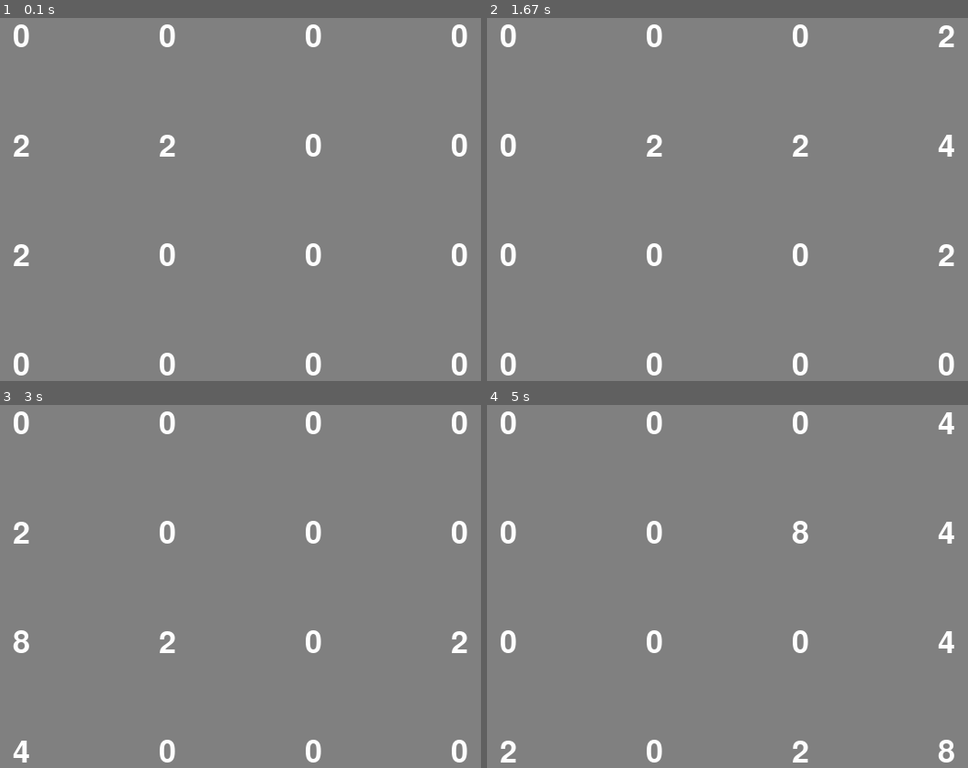
Above: before the commit, frames 1-4 (two rows, left to right).
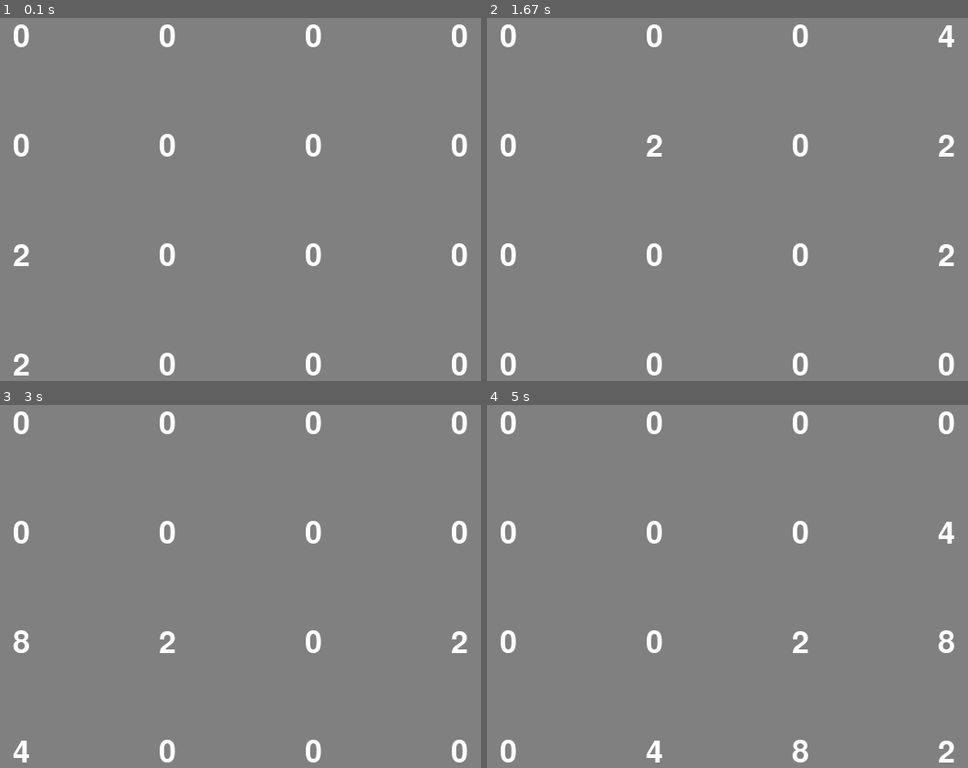
Above: after the commit, the same moments.

Repository: RavindraWiguna/2048-pygame
Game: pygame game, started from game2048/game.py
Same seed, same stepped clock (60 frames per second), same inputs: the game is played once before the commit and once after it.
Inputs:
- Up to frame 1 (0.1 s): no input
- Up to frame 2 (1.67 s): hold Right 0.33-0.8 s; hold Up 0.83-1.13 s; hold Right 1.17-1.63 s
- Up to frame 3 (3 s): hold Left 1.67-2.2 s; hold Down 2.23-2.53 s; hold Left 2.57-2.97 s
- Up to frame 4 (5 s): hold Up 3-3.37 s; hold Right 3.4-4.03 s; hold Down 4.07-4.43 s; hold Left 4.47-4.93 s; hold Right from 4.97 s (still down)

The runs differ from the first frame. In frame 1, 0.3% of the frame differs, in the area x 2-37%, y 31-99%; in frame 2, 0.3%; in frame 3, less than 0.1%; in frame 4, 0.8%, in the area x 2-98%, y 1-99%.

Commit message:
finish 2048, but da ui is still bad, but it'll do for the moment

Diff:
--- a/game2048/game.py
+++ b/game2048/game.py
@@ -1,4 +1,6 @@
+from collections import Counter
 from copy import deepcopy
+import numpy as np
 import pygame
 from colorData import WHITE, GRAY
 from random import choice
@@ -8,8 +10,11 @@
 pygame.init()
 
 class GameInformation:
-    def __init__(self):
-        pass
+    def __init__(self, matrix, isGameOver, score):
+        self.Matrix = matrix
+        self.isGameOver = isGameOver
+        self.score = score
+
 
 class Game:
     # Game setup
@@ -22,89 +27,136 @@
         self.unit_w =self.window_width//4
         self.unit_h = self.window_height//4
         self.Matrix = [0, 0, 0, 0,
-                       2, 2, 0, 0,
+                       0, 0, 0, 0,
                        2, 0, 0, 0,
-                       0, 0, 0, 0]
+                       2, 0, 0, 0]
         self.is_pressed = False                 # For human player, so that it only move after not is pressed
         self.last_move = None                   # also for human player to check if we release the last button
         self.empty_tile = []                    # store all 0 in the matrix to spawn random '2' or '4'
         self.done_move =False                   # safe guard so that we didn't spawn before moving
+        self.score = 0
 
     def up(self):
-        isUpdating = True
-        everCombine = False
-        while(isUpdating):
-            last_state = deepcopy(self.Matrix)
-            for col in range(4):
+        availableForCombine = Counter()         # store id of the matrix where that id's value is the result of combining 2 similar value
+        for col in range(4):
+            change = 1                          # initialize the change as 1 so that the loop get executed at least once
+            while(change > 0):
+                change = 0
                 for row in range(1, 4):
                     cur_id = row*4 + col
+                    if(self.Matrix[cur_id] == 0):
+                        # skip empty tile
+                        continue
+
                     up_id = cur_id-4
-                    if(self.Matrix[up_id] == 0 or self.Matrix[up_id] == self.Matrix[cur_id]):
+                    if(self.Matrix[up_id] == 0):
                         # bisa naik ke atas
-                        everCombine = everCombine or self.Matrix[up_id] == self.Matrix[cur_id]
                         self.Matrix[up_id] += self.Matrix[cur_id]
                         self.Matrix[cur_id] = 0
-            if(self.Matrix == last_state):
-                isUpdating = False
+                        change +=1
+                    elif(self.Matrix[up_id] == self.Matrix[cur_id] and availableForCombine[up_id]==0 and availableForCombine[cur_id] == 0):
+                        # kalau tidak 0 dan sama dan bisa di combine
+                        change +=1
+                        self.Matrix[up_id] += self.Matrix[cur_id]
+                        self.Matrix[cur_id] = 0
+                        availableForCombine[up_id] = 1 # 1 means not available (yea not so intuitive but there exist a thing called comment and reading)
+                        self.score+=self.Matrix[up_id]
 
     def down(self):
-        isUpdating = True
-        while(isUpdating):
-            last_state = deepcopy(self.Matrix)
-            for col in range(4):
+        availableForCombine = Counter()         # store id of the matrix where that id's value is the result of combining 2 similar value
+        for col in range(4):
+            change = 1                          # initialize the change as 1 so that the loop get executed at least once
+            while(change > 0):
+                change = 0
                 for row in range(2, -1, -1):
                     cur_id = row*4 + col
+                    if(self.Matrix[cur_id] == 0):
+                        # skip empty tile
+                        continue
+
                     down_id = cur_id+4
-                    if(self.Matrix[down_id] == 0 or self.Matrix[down_id] == self.Matrix[cur_id]):
-                        # bisa naik ke atas
+                    if(self.Matrix[down_id] == 0):
+                        # bisa ke bawah
                         self.Matrix[down_id] += self.Matrix[cur_id]
                         self.Matrix[cur_id] = 0
-            if(self.Matrix == last_state):
-                isUpdating = False
+                        change +=1
+                    elif(self.Matrix[down_id] == self.Matrix[cur_id] and availableForCombine[down_id]==0 and availableForCombine[cur_id] == 0):
+                        # kalau tidak 0 dan sama dan bisa di combine
+                        change +=1
+                        self.Matrix[down_id] += self.Matrix[cur_id]
+                        self.Matrix[cur_id] = 0
+                        availableForCombine[down_id] = 1 # 1 means not available (yea not so intuitive but there exist a thing called comment and reading)
+                        self.score+=self.Matrix[down_id]
 
     def left(self):
-        isUpdating = True
-        while(isUpdating):
-            last_state = deepcopy(self.Matrix)
-            for row in range(4):
+        availableForCombine = Counter()         # store id of the matrix where that id's value is the result of combining 2 similar value
+        for row in range(4):
+            change = 1                          # initialize the change as 1 so that the loop get executed at least once
+            while(change > 0):
+                change = 0
                 for col in range(1, 4):
                     cur_id = row*4 + col
+                    if(self.Matrix[cur_id] == 0):
+                        # skip empty tile
+                        continue
+
                     left_id = cur_id-1
-                    if(self.Matrix[left_id] == 0 or self.Matrix[left_id] == self.Matrix[cur_id]):
-                        # bisa naik ke atas
+                    if(self.Matrix[left_id] == 0):
+                        # bisa ke kiri
                         self.Matrix[left_id] += self.Matrix[cur_id]
                         self.Matrix[cur_id] = 0
-            if(self.Matrix == last_state):
-                isUpdating = False
+                        change +=1
+                    elif(self.Matrix[left_id] == self.Matrix[cur_id] and availableForCombine[left_id]==0 and availableForCombine[cur_id] == 0):
+                        # kalau tidak 0 dan sama dan bisa di combine
+                        change +=1
+                        self.Matrix[left_id] += self.Matrix[cur_id]
+                        self.Matrix[cur_id] = 0
+                        availableForCombine[left_id] = 1 # 1 means not available (yea not so intuitive but there exist a thing called comment and reading)
+                        self.score+=self.Matrix[left_id]
 
     def right(self):
-        isUpdating = True
-        while(isUpdating):
-            last_state = deepcopy(self.Matrix)
-            for row in range(4):
+        availableForCombine = Counter()         # store id of the matrix where that id's value is the result of combining 2 similar value
+        for row in range(4):
+            change = 1                          # initialize the change as 1 so that the loop get executed at least once
+            while(change > 0):
+                change = 0
                 for col in range(2, -1, -1):
                     cur_id = row*4 + col
+                    if(self.Matrix[cur_id] == 0):
+                        # skip empty tile
+                        continue
+
                     right_id = cur_id+1
-                    if(self.Matrix[right_id] == 0 or self.Matrix[right_id] == self.Matrix[cur_id]):
-                        # bisa naik ke atas
+                    if(self.Matrix[right_id] == 0):
+                        # bisa ke kanan
                         self.Matrix[right_id] += self.Matrix[cur_id]
                         self.Matrix[cur_id] = 0
-            if(self.Matrix == last_state):
-                isUpdating = False
-
+                        change +=1
+                    elif(self.Matrix[right_id] == self.Matrix[cur_id] and availableForCombine[right_id]==0 and availableForCombine[cur_id] == 0):
+                        # kalau tidak 0 dan sama dan bisa di combine
+                        change +=1
+                        self.Matrix[right_id] += self.Matrix[cur_id]
+                        self.Matrix[cur_id] = 0
+                        availableForCombine[right_id] = 1 # 1 means not available (yea not so intuitive but there exist a thing called comment and reading)
+                        self.score+=self.Matrix[right_id]
+
+    # will update the matrix, boolean indicating a move has been done and the score
     def move(self, direction):
+        last_state = deepcopy(self.Matrix)
         if(direction=="U"):
             self.up()
-            self.done_move = True
         elif(direction=="D"):
             self.down()
-            self.done_move = True
         elif(direction=='L'):
             self.left()
-            self.done_move = True
         elif(direction=="R"):
             self.right()
+
+        if(self.Matrix == last_state):
+            self.done_move= False
+        else:
             self.done_move = True
+
 
 
     def draw_board(self):
@@ -124,20 +176,52 @@
         self.empty_tile = [i for i, val in enumerate(self.Matrix) if val == 0]
 
 
+    # check for game over (no empty tiles and not a single combine is possible)
+    def check_game_over(self):
+        # Update the empty tiles
+        self.get_empty_tile()
+        # if exist at least one zero, then it aint the end of world
+        if(self.empty_tile):
+            return False
+
+        # hm, so there is not empty tile..., let's check for combine-es (only the first 3 row and col needed to checked)
+        maybeGameOver = True
+        for row in range(3):
+            if(maybeGameOver):
+                for col in range(3):
+                    # check horizontal equalness
+                    cur_id = row * 4 + col
+                    if(self.Matrix[cur_id] == self.Matrix[cur_id+1]):
+                        maybeGameOver = False
+                        break
+                    elif(self.Matrix[cur_id] == self.Matrix[cur_id+4]):
+                        maybeGameOver=False
+                        break
+        return maybeGameOver
+
+
+
+
+
+
     def loop(self):
         """
         Executes a single game loop.
         :returns: GameInformation instance
         """
-        game_info = GameInformation()
-
+        # check for game overness
+        gameOver = self.check_game_over()
+
+        # if a move has been done then we spawn
         if(self.done_move):
-            # get empty tile
-            self.get_empty_tile()
-            # spawn random tile
-            r_id = choice(self.empty_tile)
-            self.Matrix[r_id] = choice((2, 2, 4, 2, 2))
-            self.done_move = False
+            if(self.empty_tile):
+                print("spawn")
+                # spawn random tile
+                r_id = choice(self.empty_tile)
+                self.Matrix[r_id] = choice((2, 2, 2, 2, 2, 4, 2, 2, 2, 2))
+                self.done_move = False
+
+        game_info = GameInformation(self.Matrix, gameOver, self.score)
         return game_info
 
     def reset(self):
@@ -150,6 +234,7 @@
     pygame.display.set_caption("2048")
     the_game = Game(window, width, height)
     clock = pygame.time.Clock()
+    game_info = None
     while(isRunning):
         clock.tick(60)
         for event in pygame.event.get():
@@ -178,9 +263,11 @@
         else:
             # is pressed
             if(not keys[the_game.last_move]):
+                print(game_info.score)
                 the_game.is_pressed = False
 
-        the_game.loop()
+        game_info = the_game.loop()
+        isRunning = not game_info.isGameOver
         the_game.draw()
         pygame.display.update()
 
